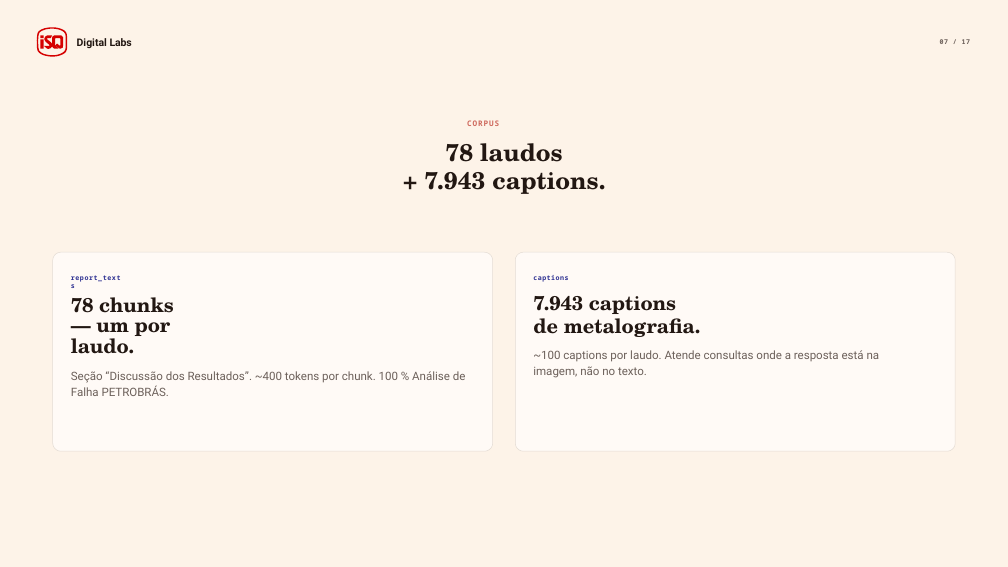
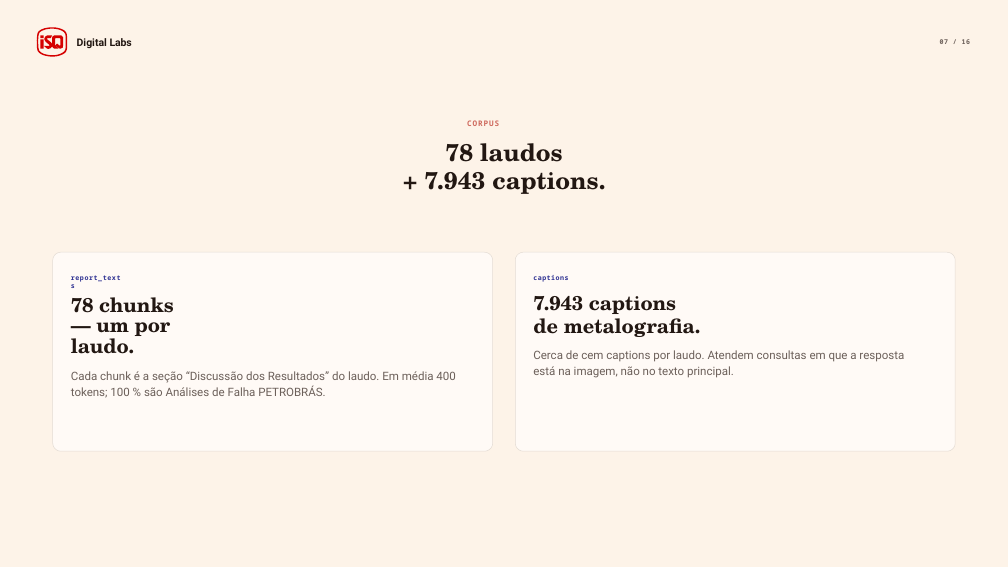
Before and after one commit to dropeko/rag-personal, a slide deck: slide 7 of references/Apresentacao_RAG_2026-06-01.pptx. Drawn at 1008x567 pixels with LibreOffice and Linux fonts; fonts in the diff are those of the drawing. Boxes give left, top, right and bottom in pixels: in the first picture for what was removed or moved away, otherwise in the second. Text is boxed around its words. In the diff, an @@ line names an element or a change of style, - is before the commit and + after.

```diff
--- a/references/Apresentacao_RAG_2026-06-01.pptx
+++ b/references/Apresentacao_RAG_2026-06-01.pptx
@@ text at box(533, 350, 904, 378): text changed @@
-~100 captions por laudo. Atende consultas onde a resposta está na imagem, não no texto.
+Cerca de cem captions por laudo. Atendem consultas em que a resposta está na imagem, não no texto principal.
@@ text at box(71, 371, 455, 398): text changed @@
-Seção “Discussão dos Resultados”. ~400 tokens por chunk. 100 % Análise de Falha PETROBRÁS.
+Cada chunk é a seção “Discussão dos Resultados” do laudo. Em média 400 tokens; 100 % são Análises de Falha PETROBRÁS.
```
Also in this commit, not shown: 15 other slides changed, 1 slide removed, 1 other file.
